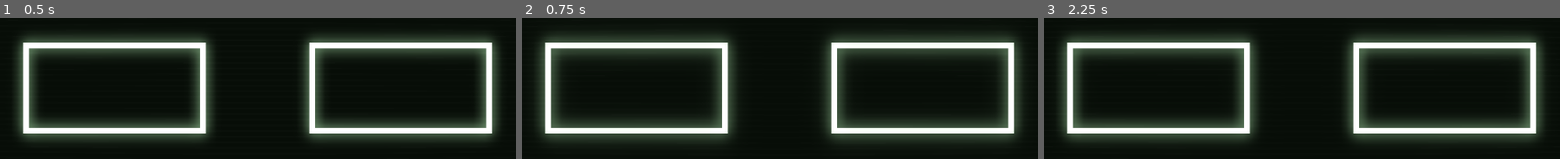
Above: before the commit, frames 1-3 (left to right).
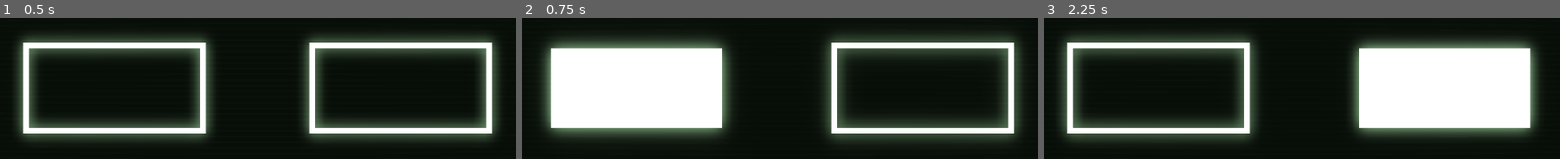
Above: after the commit, the same moments.

Repository: LDiazN/portal_breaker
Game: Godot game, scene res://Menu/Main_Menu.tscn
Two runs of this game, one before a commit and one after it. Both use one fixed random seed, a clock stepped at 60 frames per second and the inputs below. The project has no main scene, so this scene is started directly.
Inputs:
- Up to frame 1 (0.5 s): no input
- Up to frame 2 (0.75 s): click "Play" at 0.5 s
- Up to frame 3 (2.25 s): click "Play" at 1.25 s; click "Free Mode" at 2 s

Frame 1 is identical in both runs. In frame 2, 24% of the frame differs, in the area x 3-42%, y 13-86%; in frame 3, 25%, in the area x 58-97%, y 12-87%.

Commit message:
added buttons animations

Diff:
--- a/portal_brick/Menu/Main_Menu.tscn
+++ b/portal_brick/Menu/Main_Menu.tscn
@@ -1,32 +1,36 @@
-[gd_scene load_steps=8 format=2]
+[gd_scene load_steps=10 format=2]
 
 [ext_resource path="res://Menu/fonts/main_font.tres" type="DynamicFont" id=1]
 [ext_resource path="res://Menu/button.png" type="Texture" id=2]
-[ext_resource path="res://Menu/fonts/typed.ttf" type="DynamicFontData" id=3]
-[ext_resource path="res://Visuals/filter.tscn" type="PackedScene" id=4]
+[ext_resource path="res://Menu/button_down.png" type="Texture" id=3]
+[ext_resource path="res://Menu/MenuButton.gd" type="Script" id=4]
+[ext_resource path="res://Menu/fonts/typed.ttf" type="DynamicFontData" id=5]
+[ext_resource path="res://Visuals/filter.tscn" type="PackedScene" id=6]
+
+[sub_resource type="DynamicFont" id=1]
+size = 41
+font_data = ExtResource( 5 )
+
+[sub_resource type="DynamicFontData" id=2]
+font_path = "res://Menu/fonts/typed.ttf"
 
 [sub_resource type="DynamicFont" id=3]
-size = 41
-font_data = ExtResource( 3 )
-
-[sub_resource type="DynamicFontData" id=1]
-font_path = "res://Menu/fonts/typed.ttf"
-
-[sub_resource type="DynamicFont" id=2]
 size = 20
-font_data = SubResource( 1 )
+font_data = SubResource( 2 )
 
 [node name="Node2D" type="Node2D"]
 
 [node name="background" type="ColorRect" parent="."]
 margin_right = 1025.0
 margin_bottom = 600.0
+mouse_filter = 2
 color = Color( 0.0117647, 0.0235294, 0.0117647, 1 )
 
 [node name="MarginContainer" type="MarginContainer" parent="."]
 margin_top = 25.0
 margin_right = 1020.0
 margin_bottom = 557.0
+mouse_filter = 2
 __meta__ = {
 "_edit_group_": true,
 "_edit_lock_": true
@@ -48,6 +52,7 @@
 margin_top = 120.0
 margin_right = 1020.0
 margin_bottom = 450.0
+mouse_filter = 2
 size_flags_horizontal = 3
 size_flags_vertical = 3
 
@@ -62,17 +67,30 @@
 alignment = 1
 
 [node name="Play" type="TextureButton" parent="MarginContainer/VBoxContainer/CenterContainer/HBoxContainer"]
-editor/display_folded = true
 margin_right = 256.0
 margin_bottom = 128.0
+mouse_default_cursor_shape = 7
 size_flags_vertical = 0
 texture_normal = ExtResource( 2 )
+texture_pressed = ExtResource( 3 )
+texture_hover = ExtResource( 3 )
+script = ExtResource( 4 )
 
-[node name="Label" type="Label" parent="MarginContainer/VBoxContainer/CenterContainer/HBoxContainer/Play"]
+[node name="light" type="Label" parent="MarginContainer/VBoxContainer/CenterContainer/HBoxContainer/Play"]
 modulate = Color( 0.764706, 1, 0.760784, 1 )
 anchor_right = 1.0
 anchor_bottom = 1.0
-custom_fonts/font = SubResource( 3 )
+custom_fonts/font = SubResource( 1 )
+text = "Play"
+align = 1
+valign = 1
+
+[node name="dark" type="Label" parent="MarginContainer/VBoxContainer/CenterContainer/HBoxContainer/Play"]
+visible = false
+modulate = Color( 0.0117647, 0.0235294, 0.0117647, 1 )
+anchor_right = 1.0
+anchor_bottom = 1.0
+custom_fonts/font = SubResource( 1 )
 text = "Play"
 align = 1
 valign = 1
@@ -83,13 +101,26 @@
 margin_bottom = 128.0
 size_flags_vertical = 0
 texture_normal = ExtResource( 2 )
+texture_pressed = ExtResource( 3 )
+texture_hover = ExtResource( 3 )
+script = ExtResource( 4 )
 
-[node name="Label" type="Label" parent="MarginContainer/VBoxContainer/CenterContainer/HBoxContainer/Free Mode"]
+[node name="light" type="Label" parent="MarginContainer/VBoxContainer/CenterContainer/HBoxContainer/Free Mode"]
 modulate = Color( 0.764706, 1, 0.760784, 1 )
 anchor_right = 1.0
 anchor_bottom = 1.0
-custom_fonts/font = SubResource( 3 )
+custom_fonts/font = SubResource( 1 )
 text = "Free Mode"
+align = 1
+valign = 1
+
+[node name="dark" type="Label" parent="MarginContainer/VBoxContainer/CenterContainer/HBoxContainer/Free Mode"]
+visible = false
+modulate = Color( 0.0117647, 0.0235294, 0.0117647, 1 )
+anchor_right = 1.0
+anchor_bottom = 1.0
+custom_fonts/font = SubResource( 1 )
+text = "Not yet :("
 align = 1
 valign = 1
 
@@ -98,12 +129,16 @@
 margin_top = 454.0
 margin_right = 1020.0
 margin_bottom = 532.0
-custom_fonts/font = SubResource( 2 )
+custom_fonts/font = SubResource( 3 )
 text = "by
 Pedro Rodriguez
 Luis Diaz"
 align = 1
 
-[node name="filter" parent="." instance=ExtResource( 4 )]
+[node name="filter" parent="." instance=ExtResource( 6 )]
 margin_right = 1020.0
 margin_bottom = 600.0
+[connection signal="mouse_entered" from="MarginContainer/VBoxContainer/CenterContainer/HBoxContainer/Play" to="MarginContainer/VBoxContainer/CenterContainer/HBoxContainer/Play" method="_on_Play_mouse_entered"]
+[connection signal="mouse_exited" from="MarginContainer/VBoxContainer/CenterContainer/HBoxContainer/Play" to="MarginContainer/VBoxContainer/CenterContainer/HBoxContainer/Play" method="_on_Play_mouse_exited"]
+[connection signal="mouse_entered" from="MarginContainer/VBoxContainer/CenterContainer/HBoxContainer/Free Mode" to="MarginContainer/VBoxContainer/CenterContainer/HBoxContainer/Free Mode" method="_on_Play_mouse_entered"]
+[connection signal="mouse_exited" from="MarginContainer/VBoxContainer/CenterContainer/HBoxContainer/Free Mode" to="MarginContainer/VBoxContainer/CenterContainer/HBoxContainer/Free Mode" method="_on_Play_mouse_exited"]
--- /dev/null
+++ b/portal_brick/Menu/Menu.gd
@@ -0,0 +1,7 @@
+extends MarginContainer
+
+export(Resource) var Play_Scene;
+
+func _on_Play_button_up():
+	get_tree().change_scene(Play_Scene);
+	pass
--- /dev/null
+++ b/portal_brick/Menu/MenuButton.gd
@@ -0,0 +1,16 @@
+extends TextureButton
+
+onready var light = $light;
+onready var dark = $dark;
+
+#Show the dark skin text when mouse is over
+func _on_Play_mouse_entered():
+	mouse_default_cursor_shape = CURSOR_POINTING_HAND;
+	light.hide()
+	dark.show()
+
+
+func _on_Play_mouse_exited():
+	mouse_default_cursor_shape = CURSOR_ARROW;
+	dark.hide()
+	light.show()
--- /dev/null
+++ b/portal_brick/Menu/Play_Button.gd
@@ -0,0 +1 @@
+extends TextureButton
Binary file added: portal_brick/Menu/button_down.png
Not shown, added: portal_brick/Menu/button_down.png.import
